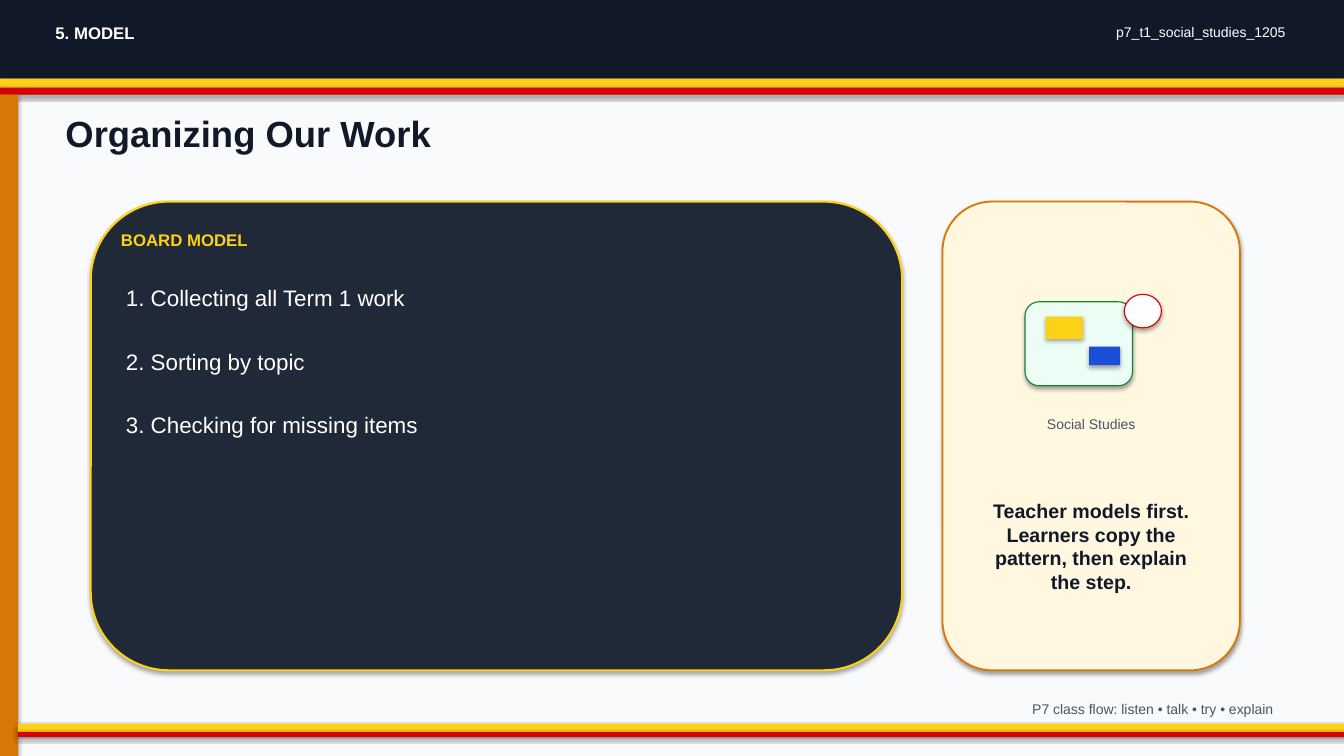
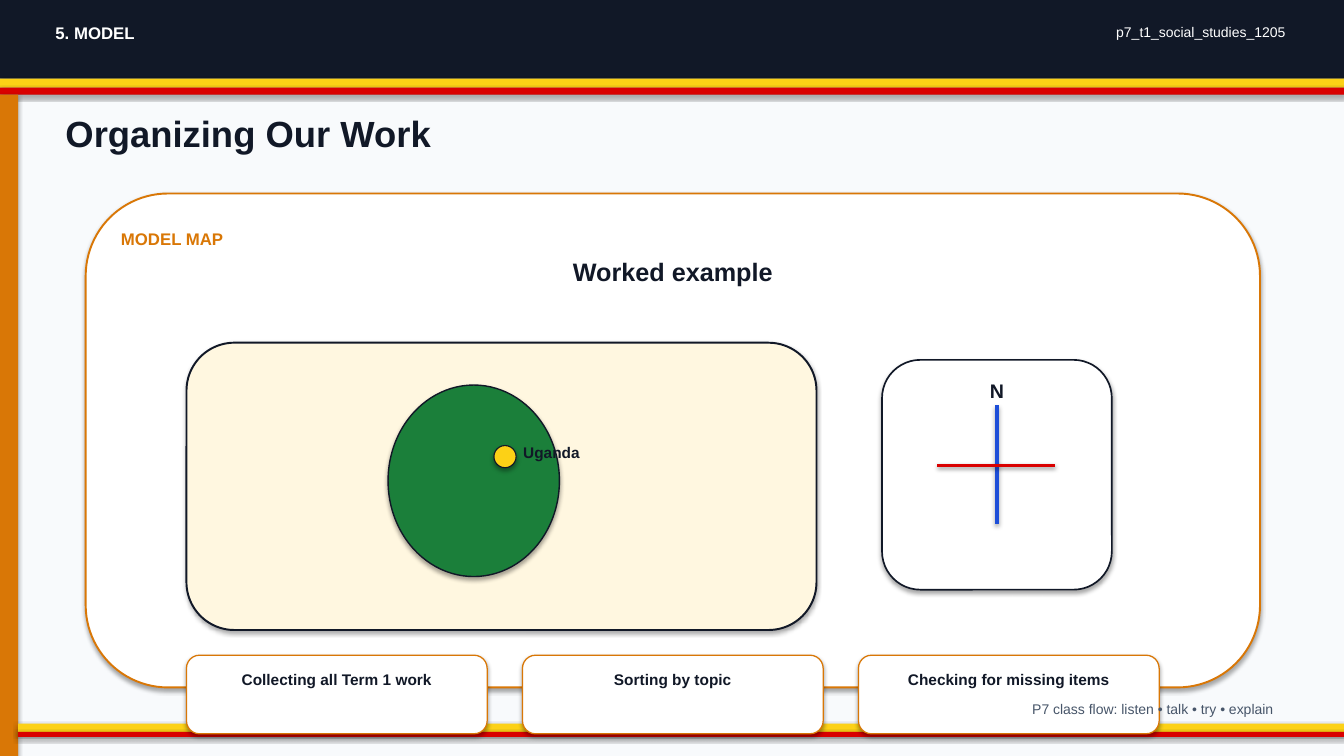
Before and after one commit to yousunjung84-edu/uganda-p7-mvp-20260629, a slide deck: slide 5 of uganda-p7-mvp/p7_t1_social_studies_1205/p7_t1_social_studies_1205.pptx. Drawn at 1344x756 pixels with LibreOffice and Linux fonts; fonts in the diff are those of the drawing. Boxes give left, top, right and bottom in pixels: in the first picture for what was removed or moved away, otherwise in the second. Text is boxed around its words. In the diff, an @@ line names an element or a change of style, - is before the commit and + after.

Commit message:
Publish infographic-first decks

```diff
--- a/uganda-p7-mvp/p7_t1_social_studies_1205/p7_t1_social_studies_1205.pptx
+++ b/uganda-p7-mvp/p7_t1_social_studies_1205/p7_t1_social_studies_1205.pptx
@@ rounded rectangle "MODEL MAP": place and size @@
-rounded rectangle "MODEL MAP" at <box>91,202,902,670</box>
+rounded rectangle "MODEL MAP" at <box>86,194,1260,688</box>
@@ rounded rectangle "MODEL MAP" at <box>86,194,1260,688</box>: fill #1F2937 to #FFFFFF; outline #FCD116 1.5 pt to #D97706 1.35 pt @@
@@ rounded rectangle removed at <box>943,202,1240,670</box> @@
@@ text in rounded rectangle at <box>121,233,223,245</box>: text added @@
+MODEL MAP
@@ text at <box>573,262,773,286</box>: text changed; size 12 to 18 pt; text colour #FCD116 to #111827 @@
-BOARD MODEL
+Worked example
@@ ellipse removed at <box>1124,294,1162,328</box> @@
@@ rectangle removed at <box>1046,317,1083,339</box> @@
@@ rounded rectangle added at <box>187,343,817,630</box>, fill #FFF7E0, outline #111827 1.4 pt @@
@@ rectangle removed at <box>1089,347,1120,365</box> @@
@@ ellipse added at <box>388,385,560,577</box>, fill #1B7F3A, outline #111827 1 pt @@
@@ rounded rectangle: place and size @@
-rounded rectangle at <box>1025,301,1133,385</box>
+rounded rectangle at <box>882,360,1112,590</box>
@@ rounded rectangle at <box>882,360,1112,590</box>: fill #ECFDF5 to #FFFFFF; outline #1B7F3A 0.8 pt to #111827 1.2 pt @@
@@ text added at <box>990,384,1004,398</box>, 14 pt, text #111827, bold @@
+N
@@ line added from (997, 405) to (997, 524), #1D4ED8 2.5 pt @@
@@ text removed at <box>1047,419,1136,429</box> @@
-Social Studies
@@ ellipse added at <box>494,446,516,468</box>, fill #FCD116, outline #111827 0.8 pt @@
@@ text added at <box>523,446,580,462</box>, 11 pt, text #111827, bold @@
+Uganda
@@ line added from (938, 466) to (1056, 466), #D90000 2.5 pt @@
@@ text removed at <box>993,503,1188,593</box> @@
-Teacher models first. Learners copy the pattern, then explain the step.
@@ rounded rectangle added at <box>187,655,487,734</box>, fill #FFFFFF, outline #D97706 0.9 pt @@
@@ rounded rectangle added at <box>522,655,823,734</box>, fill #FFFFFF, outline #D97706 0.9 pt @@
@@ rounded rectangle added at <box>859,655,1159,734</box>, fill #FFFFFF, outline #D97706 0.9 pt @@
@@ text at <box>242,674,432,689</box>: text changed; size 16 to 11 pt; text colour #FFFFFF to #111827; bold on @@
-1. Collecting all Term 1 work
+Collecting all Term 1 work
@@ text at <box>614,674,731,689</box>: text changed; size 16 to 11 pt; text colour #FFFFFF to #111827; bold on @@
-2. Sorting by topic
+Sorting by topic
@@ text at <box>908,674,1109,689</box>: text changed; size 16 to 11 pt; text colour #FFFFFF to #111827; bold on @@
-3. Checking for missing items
+Checking for missing items
```
Also in this commit, not shown: 4 other slides changed, 24 other files.
